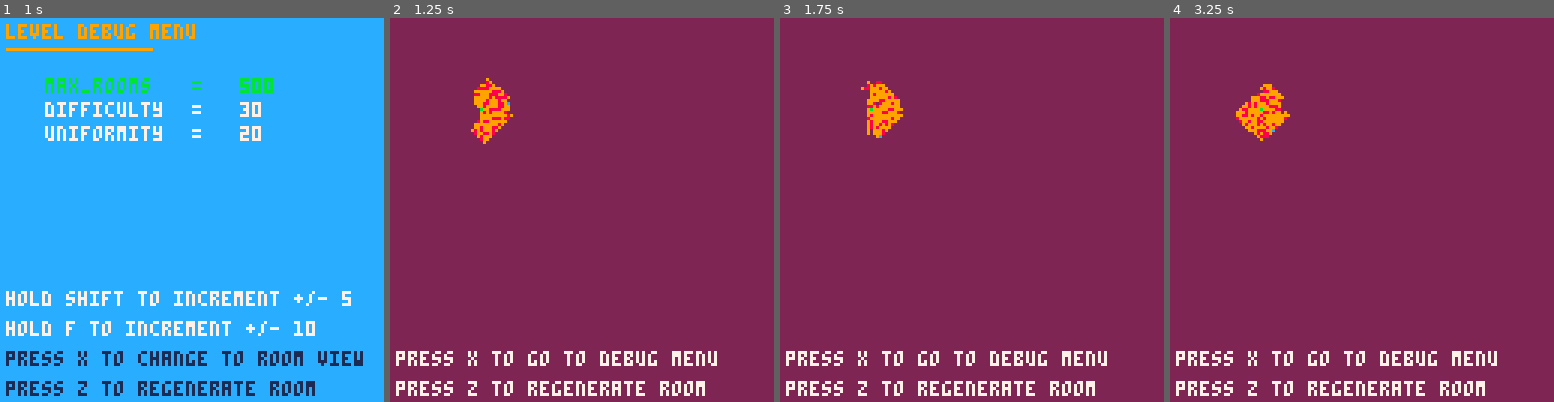
Above: before the commit, frames 1-4 (left to right).
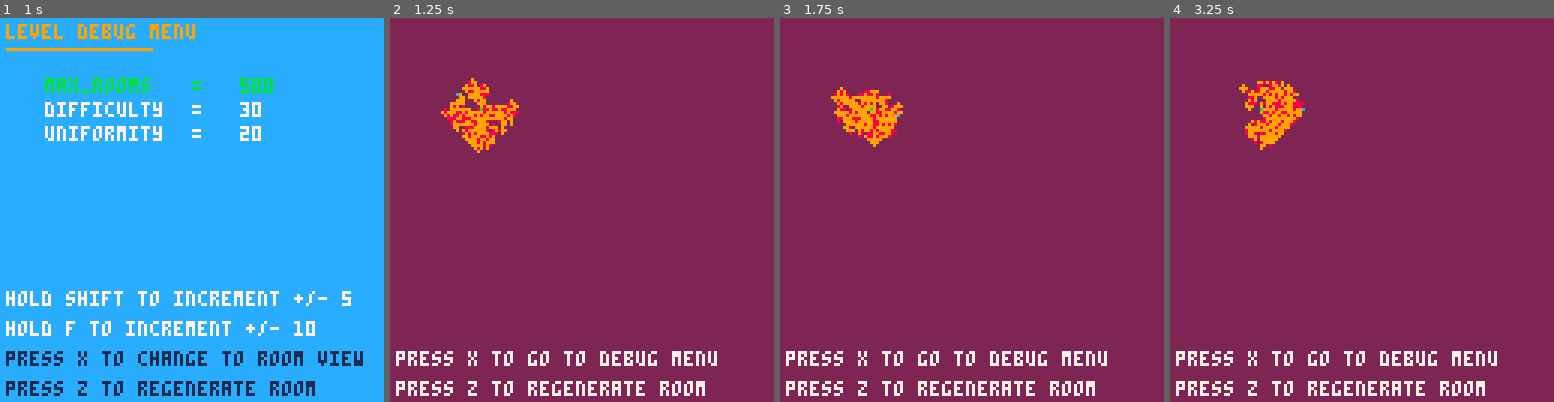
Above: after the commit, the same moments.

Repository: robertvargas-irq/gamedev-pico8-game-source
Game: PICO-8 cartridge apocalypse_couriers.p8
Same seed, same stepped clock (60 frames per second), same inputs: the game is played once before the commit and once after it.
Inputs:
- Up to frame 1 (1 s): tap X (X key) at 0.33 s; tap O (Z key) at 0.7 s
- Up to frame 2 (1.25 s): tap X (X key) at 1.07 s
- Up to frame 3 (1.75 s): hold Right from 1.6 s (still down); tap O (Z key) at 1.7 s
- Up to frame 4 (3.25 s): tap X (X key) at 1.85, 2.97 s; release Right at 2.1 s; tap O (Z key) at 2.1, 2.5, 2.9 s; hold Up 2.15-2.42 s; hold Right 2.47-3.03 s; hold Left from 3.08 s (still down)

Frame 1 is identical in both runs. In frame 2, 1.6% of the frame differs, in the area x 13-34%, y 15-36%; in frame 3, 1.5%; in frame 4, 1.5%.

Commit message:
Utilized new expanded difficulty params

Diff:
--- a/floor.lua
+++ b/floor.lua
@@ -18,7 +18,11 @@
 
 function floor:generate()
     -- create new room as root
-    local r=room.new(0,0,0)
+    local r=room.new(0,0,{
+        difficulty=0,
+        room_difficulty=0,
+        enemy_chance=0
+    })
     add(self.rooms,r)
     self.root=r
 
@@ -29,9 +33,6 @@
 end--floor:generate()
 
 function floor:add_room(r)
-    -- if room already exists, do nothing
-    if self:room_exists(r.x,r.y) then return end
-
     -- add to list of rooms and inc count
     add(self.rooms,r)
     self.r_count+=1
@@ -47,10 +48,6 @@
 
 end--floor:addroom(r)
 
-function floor:room_exists(x,y)
-    return self.graph[x]~=nil and self.graph[x][y]~=nil
-end--floor:room_exists()
-
 function floor:get_room(x,y)
     if self.graph[x]==nil then return nil end
     return self.graph[x][y]
--- a/room.lua
+++ b/room.lua
@@ -5,46 +5,70 @@
 -- generate a new room
 -- @param x: room x coordinate
 -- @param y: room y coordinate
--- @param diff: room difficulty
+-- @param config: room configuration
+-- @property config.difficulty
 --        0: safe
 --        n: difficulty scale
-function room.new(x,y,diff)
+-- @property config.room_difficulty
+--        0->100
+-- @property config.enemy_chance
+--        0->100
+function room.new(x,y,config)
     local self={
-        hostile=__has_enemies(diff),
+        hostile=__has_enemies(config.enemy_chance),
+        enemy_count=0,
         x=x,
         y=y,
-        diff=diff,
+        diff=config.difficulty,
         left=nil,
         right=nil,
         up=nil,
         down=nil
     }
-    -- level.active.r_count=level.active.r_count+1
+    -- if enemies, generate
+    if self.hostile then
+        self.enemy_count=__enemy_count(config.room_difficulty)
+        -- ! TODO: GENERATE ENEMY TYPES
+    end
     return self
 
 end--room.new()
 
 -- decide if a room has enemies
--- diff: enemy difficulty
+-- enemy_chance: chance of enemy spawn
 -- returns: true if enemies are
 --          present
-function __has_enemies(diff)
+function __has_enemies(enemy_chance)
 	local roll=rnd(100)
-	return roll < (diff)
+	return roll < (enemy_chance)
 end--_has_enemies()
 
-function enqueue_adjacent(root,queue,alr_visited,dirs)
+-- calculate the number of enemies in the room
+-- ! TODO: CALCULATE BASED ON DIFFICULTY
+-- room_difficulty: room difficulty
+-- returns: enemy count from 1-3 inclusive
+function __enemy_count(room_difficulty)
+    return max(1,min(3,
+        flr(rnd(3))+1+flr(room_difficulty/100*3)
+    ))
+end--__enemy_count()
 
-    -- ensure at least one direction is generated
-    -- ! ITERATE ON IMPLEMENTATION : Not always guaranteed; need incoming direction.
-    -- ! IDEA : Check global (x,y) for an adjacent room then reconsider not enqueuing.
-    local grntd_dir=flr(rnd(4)+1)
+function enqueue_adjacent(floor,root,queue,alr_visited,dirs)
+
+    -- track rooms generated to ensure that AT LEAST 1 room is generated
+    -- the starting_dir is randomized from 1-4 inclusive in order to provide
+    -- pseudo-randomness
+    local rooms_generated=0
+    local starting_dir=flr(rnd(4))+1
 
     -- enqueue surrounding dirs
     for i in ipairs(dirs) do
         -- only enqueue if rnd within increasing chance
-        if i==grntd_dir or rnd(100) <= i*globals.uniformity then
-            local dx,dy=unpack(dirs[i])
+        -- if i==grntd_dir or rnd(100) <= i*globals.uniformity then
+        if rooms_generated==0 or rnd(100) <= rooms_generated*globals.uniformity then
+            -- modify dir with starting_dir offset accounting for lua starting at index 1
+            local dir=((starting_dir+i-1)%count(dirs))+1
+            local dx,dy=unpack(dirs[dir])
             local nx=root.x+dx
             local ny=root.y+dy
 
@@ -54,6 +78,9 @@
                     nx,
                     ny
                 })
+
+                -- inc rooms_generated
+                rooms_generated+=1
             end
         end
     end
@@ -71,7 +98,7 @@
 	}
 
     -- enqueue first room
-    enqueue_adjacent(root,queue,alr_visited,dirs)
+    enqueue_adjacent(floor,root,queue,alr_visited,dirs)
 
 	-- iterate through each possibility
 	--print('beginning possibilities...',0,0)
@@ -88,12 +115,15 @@
         if (_should_generate(floor,x,y)) then
 
             -- generate and add to rooms in active
-            local new_r=room.new(x,y,globals.difficulty)
-            add(floor.rooms,new_r)
-            floor.r_count+=1
+            local new_r=room.new(x,y,{
+                difficulty=globals.difficulty,
+                room_difficulty=globals.room_difficulty,
+                enemy_chance=globals.enemy_chance
+            })
+            floor:add_room(new_r)
             alr_visited[x..':'..y]=true
 
-            enqueue_adjacent(new_r,queue,alr_visited,dirs)
+            enqueue_adjacent(floor,new_r,queue,alr_visited,dirs)
 
             -- if queue empty, set new room as "end" room and exit
             if queue[1]==nil then
